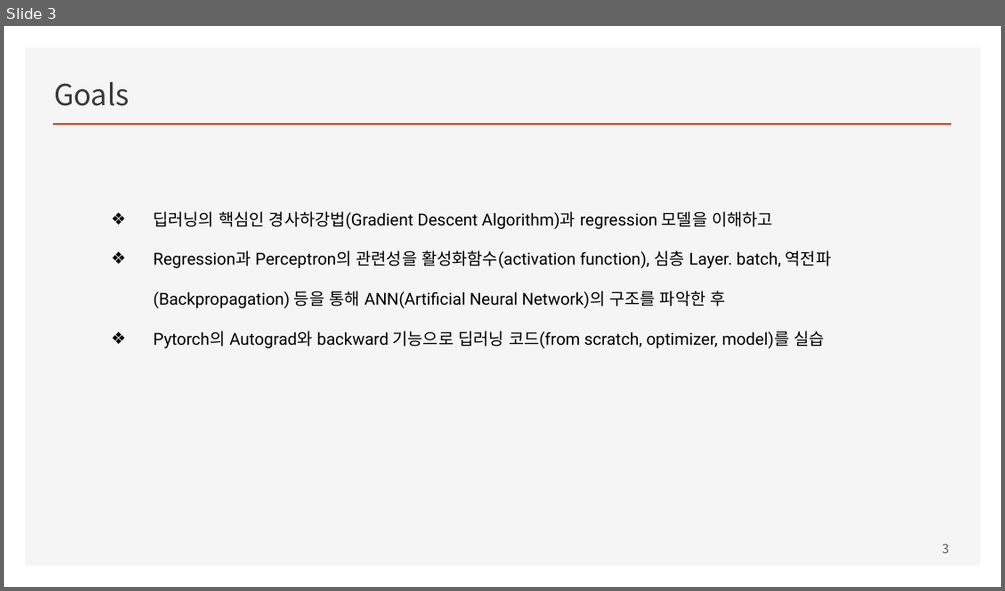
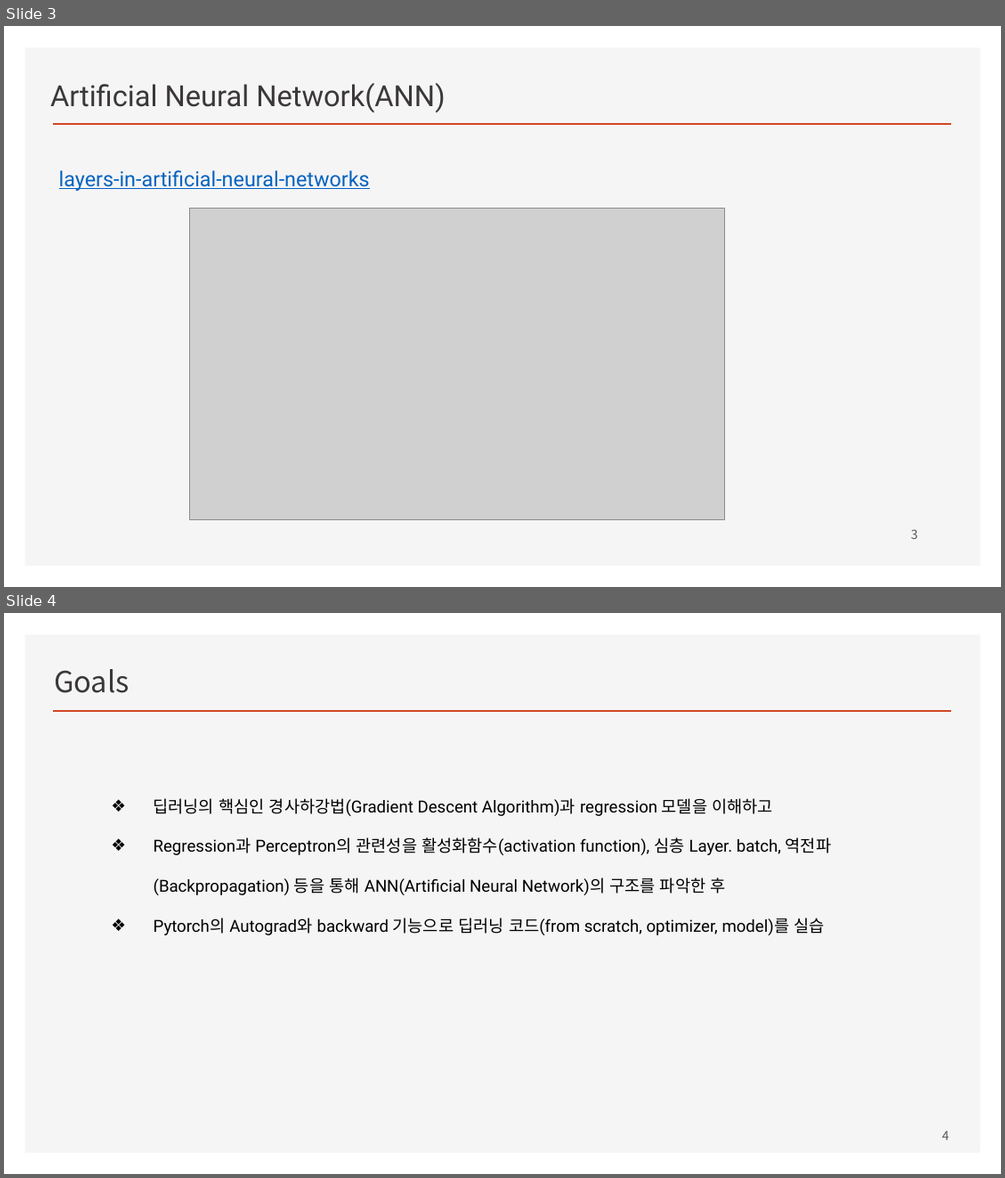
Before and after one commit to ancestor9/2026_Fall_Deep-Learning-with-Python, a slide deck: Chapter 00 Deep Learning_recap.pptx. Shown one above the other, each under a label of ours: slide 3 before the commit, slides 3 and 4 after it. The pictures are 1005x591 and 1005x1178 pixels, drawn with LibreOffice and Linux fonts; fonts in the diff are those of the drawing; grey boxes stand for pictures; background and template pictures are left out. Boxes give left, top, right and bottom in pixels: in the first picture for what was removed or moved away, otherwise in the second. Text is boxed around its words. In the diff, an @@ line names an element or a change of style, - is before the commit and + after.

```diff
--- a/Chapter 00 Deep Learning_recap.pptx
+++ b/Chapter 00 Deep Learning_recap.pptx
@@ slide 3 added at bbox=[4, 26, 1001, 587], background #FFFFFF; not listed: 2 template elements that a slide beside it also shows @@
@@ text added at bbox=[50, 83, 445, 113], 28 pt, text #3B3838 @@
+Artificial Neural Network(ANN)
@@ text added at bbox=[59, 170, 370, 191], 20 pt, text #0563C1, underline @@
+layers-in-artificial-neural-networks
@@ picture added at bbox=[189, 208, 724, 520] @@
@@ page number added at bbox=[911, 529, 918, 539], 12 pt, text #595959 @@
+3
@@ what was slide 3 is now slide 4 @@
@@ page number at bbox=[942, 1131, 949, 1140]: text changed @@
-3
+4
```
